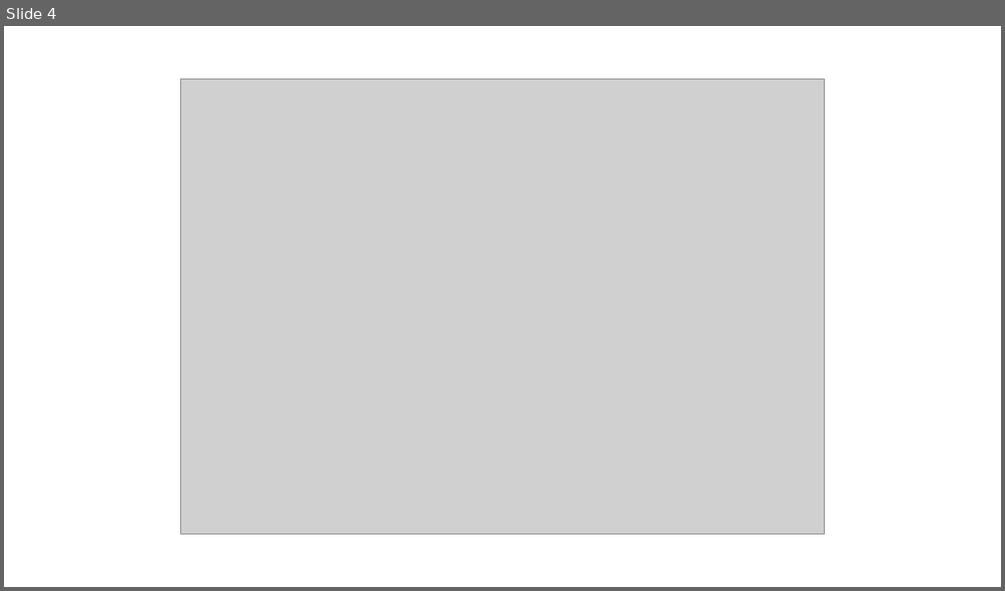
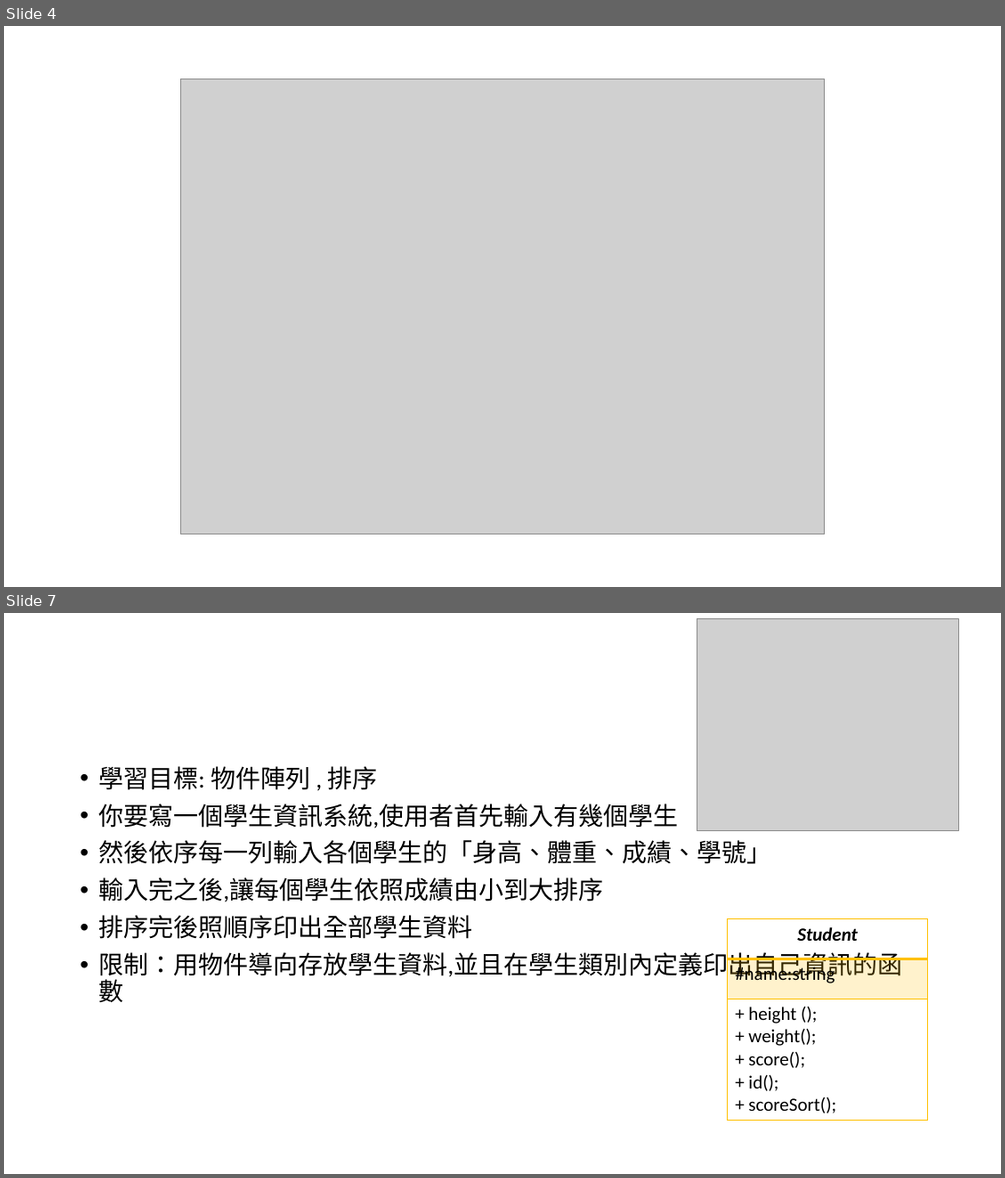
Before and after one commit to Lukaka4331/eclipse-workspace, a slide deck: OOP_PracticeQuestions/Java_Object_Oriented_Programming(OOP)_Design_Pattern.pptx. Shown one above the other, each under a label of ours: slide 4 before the commit, slides 4 and 7 after it; the slides between them are not shown. The pictures are 1005x591 and 1005x1178 pixels, drawn with LibreOffice and Linux fonts; fonts in the diff are those of the drawing; grey boxes stand for pictures. Boxes give left, top, right and bottom in pixels: in the first picture for what was removed or moved away, otherwise in the second. Text is boxed around its words. In the diff, an @@ line names an element or a change of style, - is before the commit and + after.

```diff
--- a/OOP_PracticeQuestions/Java_Object_Oriented_Programming(OOP)_Design_Pattern.pptx
+++ b/OOP_PracticeQuestions/Java_Object_Oriented_Programming(OOP)_Design_Pattern.pptx
@@ slide 7 added at [4, 613, 1001, 1174], background #FFFFFF @@
@@ picture added at [696, 618, 958, 831] @@
@@ text added at [98, 766, 902, 1002], 24 pt, text #000000 @@
+• 學習目標: 物件陣列 , 排序
+• 你要寫一個學生資訊系統,使用者首先輸入有幾個學生
+• 然後依序每一列輸入各個學生的「身高、體重、成績、學號」
+• 輸入完之後,讓每個學生依照成績由小到大排序
+• 排序完後照順序印出全部學生資料
+• 限制：用物件導向存放學生資料,並且在學生類別內定義印出自己資訊的函數
@@ table added at [728, 919, 928, 1118], 3 rows, 1 columns @@
+Student
+#name:string
++ height (); / + weight(); / + score(); / + id(); / + scoreSort();
```
Also in this commit, not shown: 1 slide changed, 2 other slides added, 3 other files.
